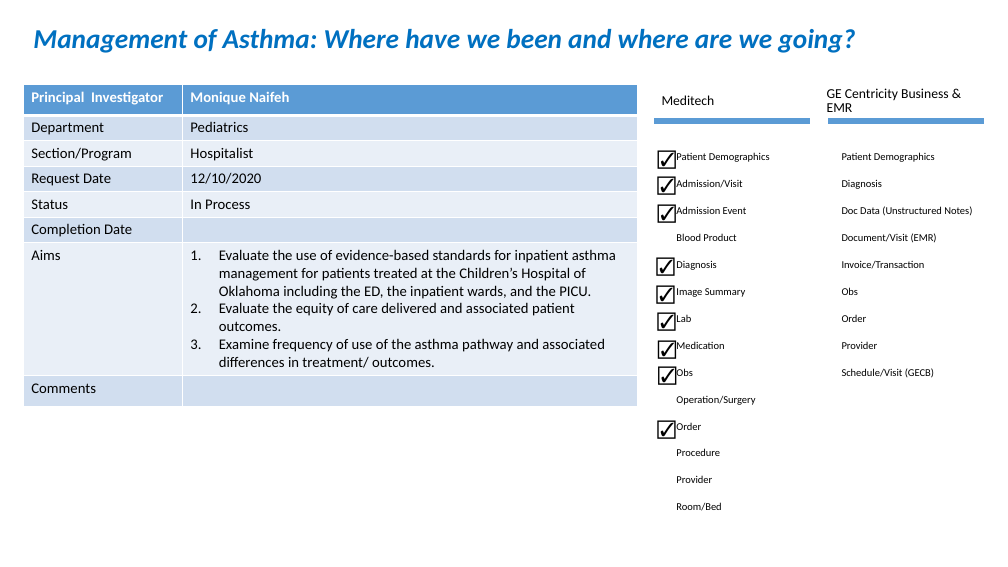
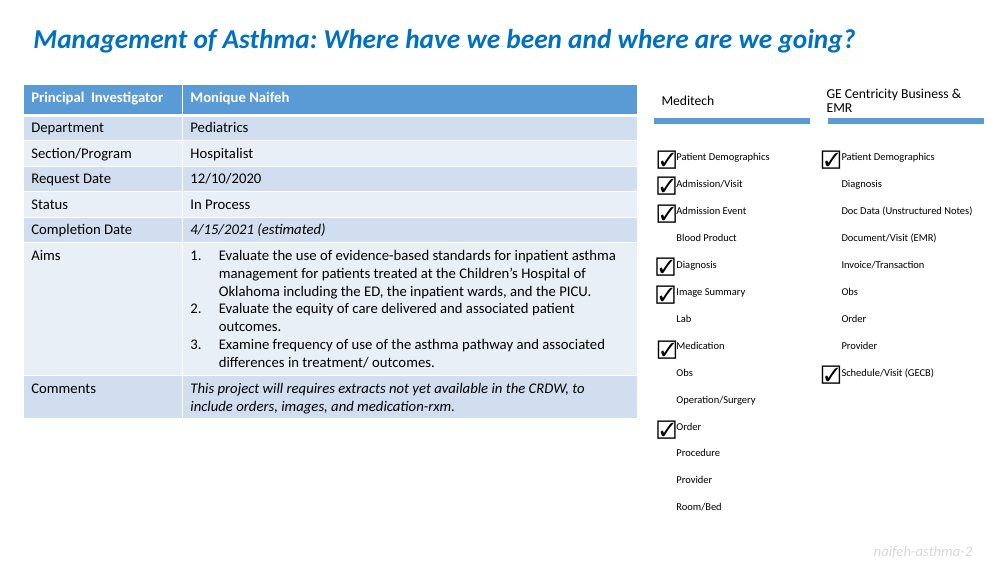
Before and after one commit to OuhscBbmc/prairie-outpost-public, a slide deck: slide 23 of publications/presentation-2021-02-aac/crdw-2021-02.pptx. Drawn at 1008x567 pixels with LibreOffice and Linux fonts; fonts in the diff are those of the drawing. Boxes give left, top, right and bottom in pixels: in the first picture for what was removed or moved away, otherwise in the second. Text is boxed around its words. In the diff, an @@ line names an element or a change of style, - is before the commit and + after.

Commit message:
wrapping up project slides
ref #10

```diff
--- a/publications/presentation-2021-02-aac/crdw-2021-02.pptx
+++ b/publications/presentation-2021-02-aac/crdw-2021-02.pptx
@@ table at [23,85,637,418] @@
-row 6, column 2: 
+row 6, column 2: 4/15/2021 (estimated)
-row 8, column 2: 
+row 8, column 2: This project will requires extracts not yet available in the CRDW, to include orders, images, and medication-rxm.
@@ text "☑": place and size @@
-text "☑" at [650,305,682,335]
+text "☑" at [814,143,847,173]
@@ text "☑": place and size @@
-text "☑" at [650,359,683,389]
+text "☑" at [814,358,847,389]
@@ text added at [874,543,973,561], 14 pt, text #D9D9D9, italic @@
+naifeh-asthma-2
```
Also in this commit, not shown: 25 other slides changed, 1 slide removed.
